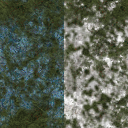
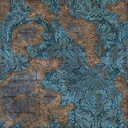
Layers edited between the first and the second 128 × 128 image:
hid group "y (grass)" (2 layers) over [0, 0, 128, 128]
added group "z (stone)" with 2 layers above "y (rips)" over [0, 0, 128, 128]
added layer "Layer 3 copy" in group "z (stone)" over [0, 0, 128, 128]
added layer "Layer 6" in group "z (stone)" over [0, 4, 128, 123]
showed group "y (rips)" (4 layers) over [0, 0, 128, 128]
painted on "Background" over [64, 0, 128, 128]
